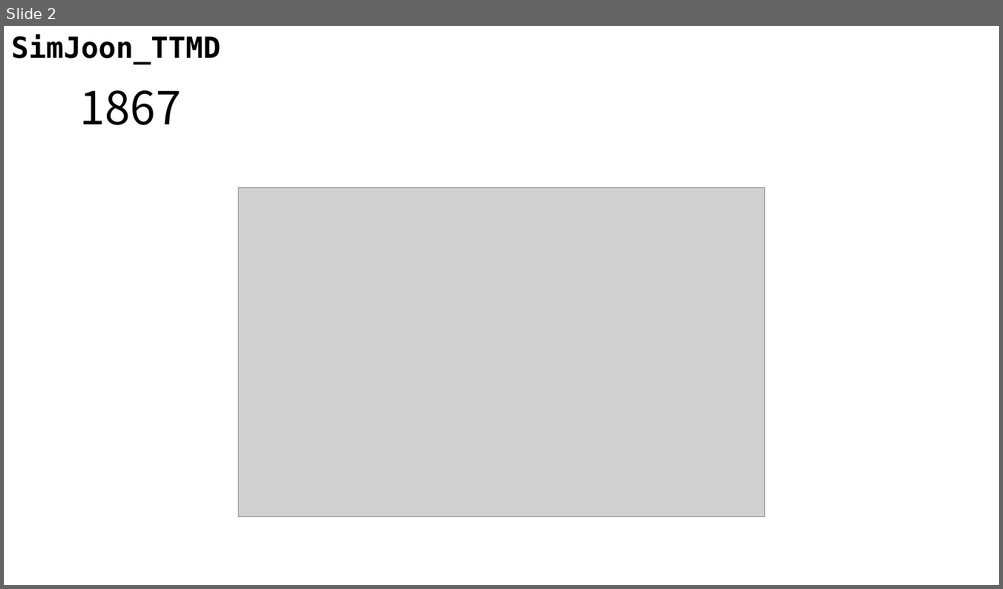
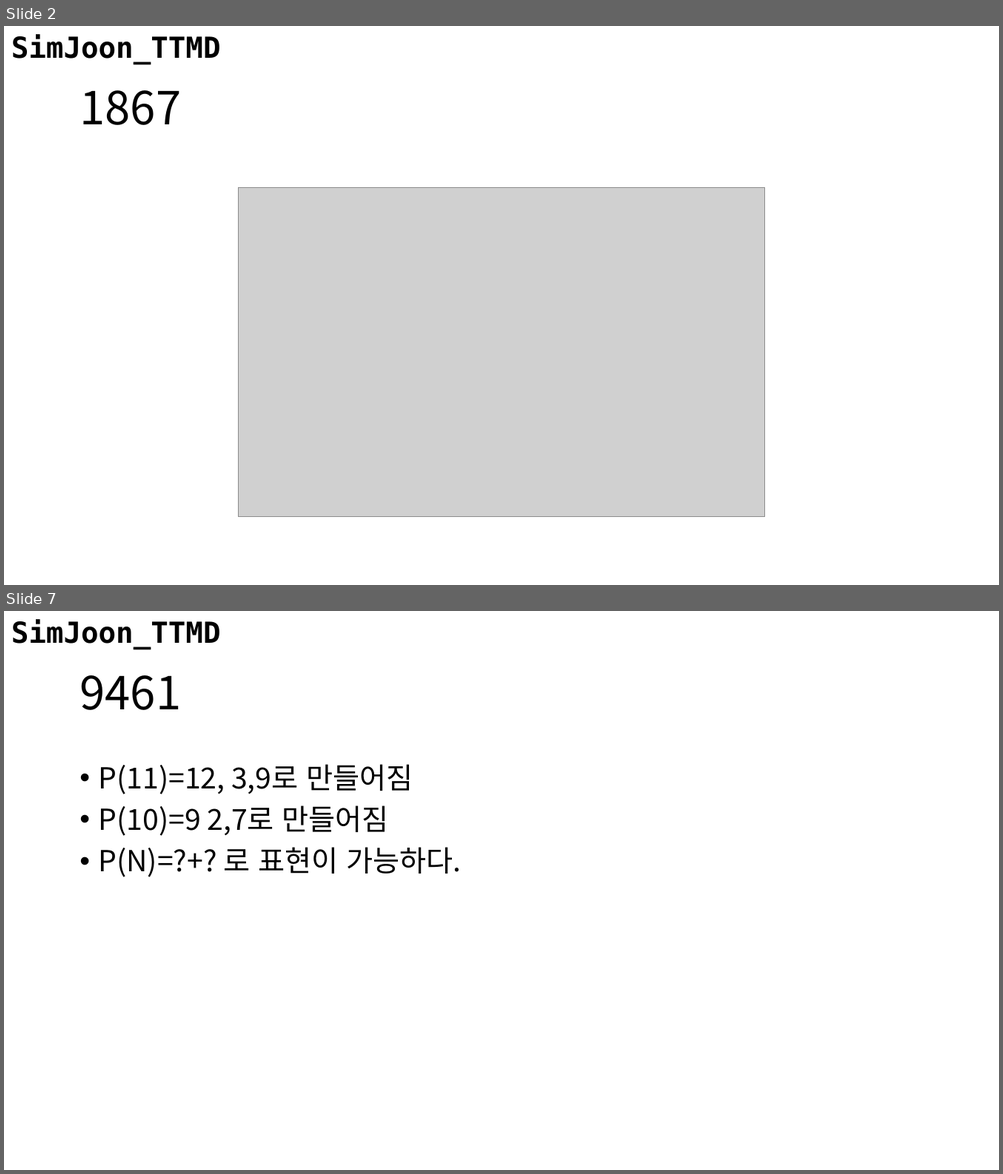
Before and after one commit to JoonSimJoon/2021_SHARC_Sunrin, a slide deck: 2021-1st/20210331/2021_03_31.pptx. Shown one above the other, each under a label of ours: slide 2 before the commit, slides 2 and 7 after it; the slides between them are not shown. The pictures are 1003x589 and 1003x1174 pixels, drawn with LibreOffice and Linux fonts; fonts in the diff are those of the drawing; grey boxes stand for pictures. Boxes give left, top, right and bottom in pixels: in the first picture for what was removed or moved away, otherwise in the second. Text is boxed around its words. In the diff, an @@ line names an element or a change of style, - is before the commit and + after.

Commit message:
20210329

```diff
--- a/2021-1st/20210331/2021_03_31.pptx
+++ b/2021-1st/20210331/2021_03_31.pptx
@@ slide 7 added at (4,611,999,1170), background #FFFFFF; not listed: 1 template element that a slide beside it also shows @@
@@ title added at (79,675,181,710), 44 pt, text #000000 @@
+9461
@@ text added at (99,764,461,877), 28 pt, text #000000 @@
+• P(11)=12, 3,9로 만들어짐
+• P(10)=9 2,7로 만들어짐
+• P(N)=?+? 로 표현이 가능하다.
```
Also in this commit, not shown: 4 other slides added.
